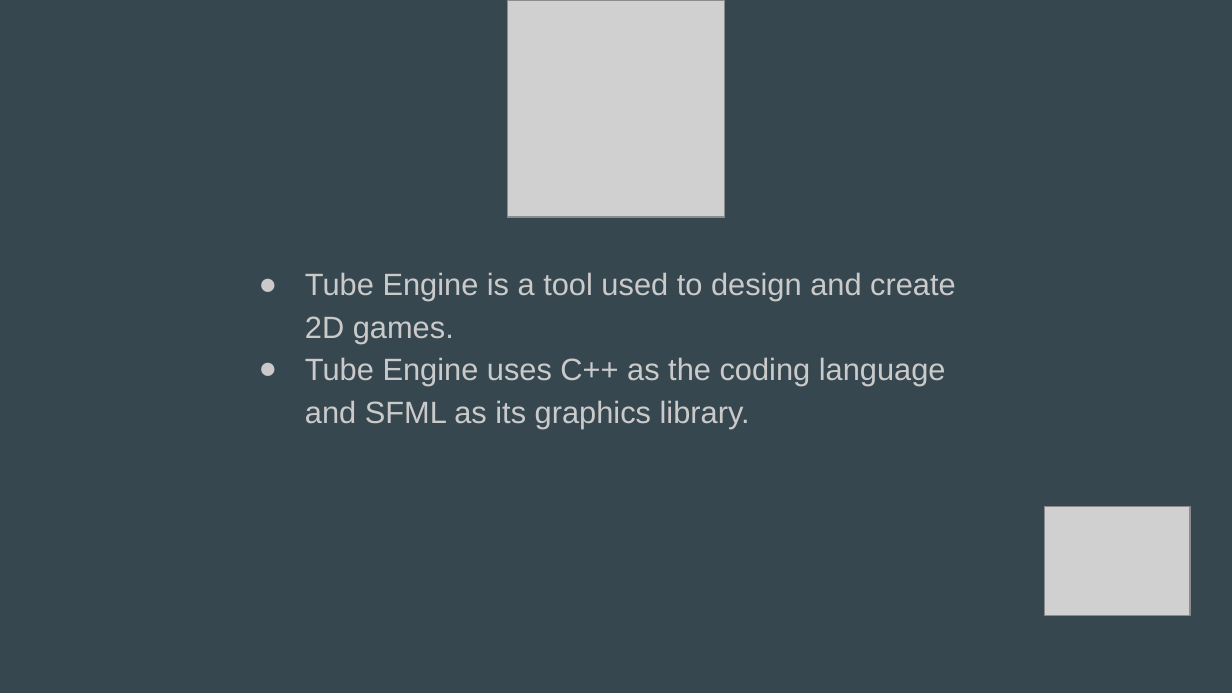
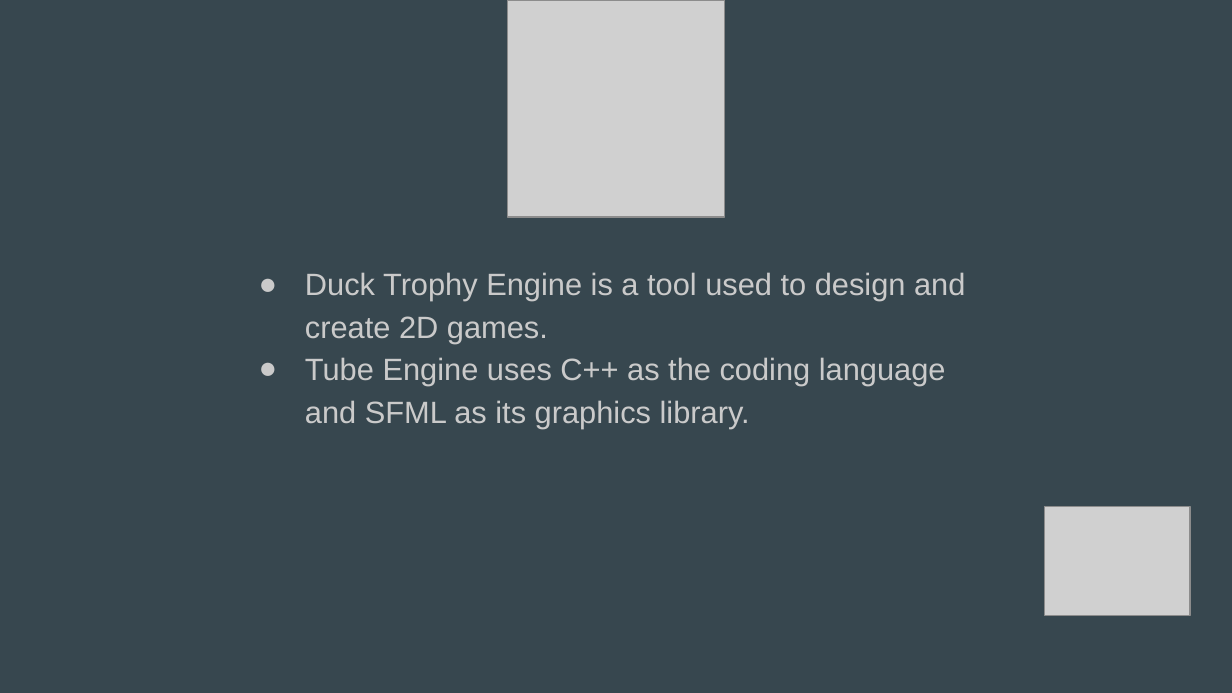
Before and after one commit to JePie/DuckBottle, a slide deck: slide 3 of DuckTrophy/Docs/Presentations/M1_GameEngine.pptx. Drawn at 1232x693 pixels with LibreOffice and Linux fonts; fonts in the diff are those of the drawing; grey boxes stand for pictures. Boxes give left, top, right and bottom in pixels: in the first picture for what was removed or moved away, otherwise in the second. Text is boxed around its words. In the diff, an @@ line names an element or a change of style, - is before the commit and + after.

```diff
--- a/DuckTrophy/Docs/Presentations/M1_GameEngine.pptx
+++ b/DuckTrophy/Docs/Presentations/M1_GameEngine.pptx
@@ text at <box>305,272,965,343</box>: text changed @@
-● Tube Engine is a tool used to design and create 2D games.
+● Duck Trophy Engine is a tool used to design and create 2D games.
```
Also in this commit, not shown: 3 other slides changed.
